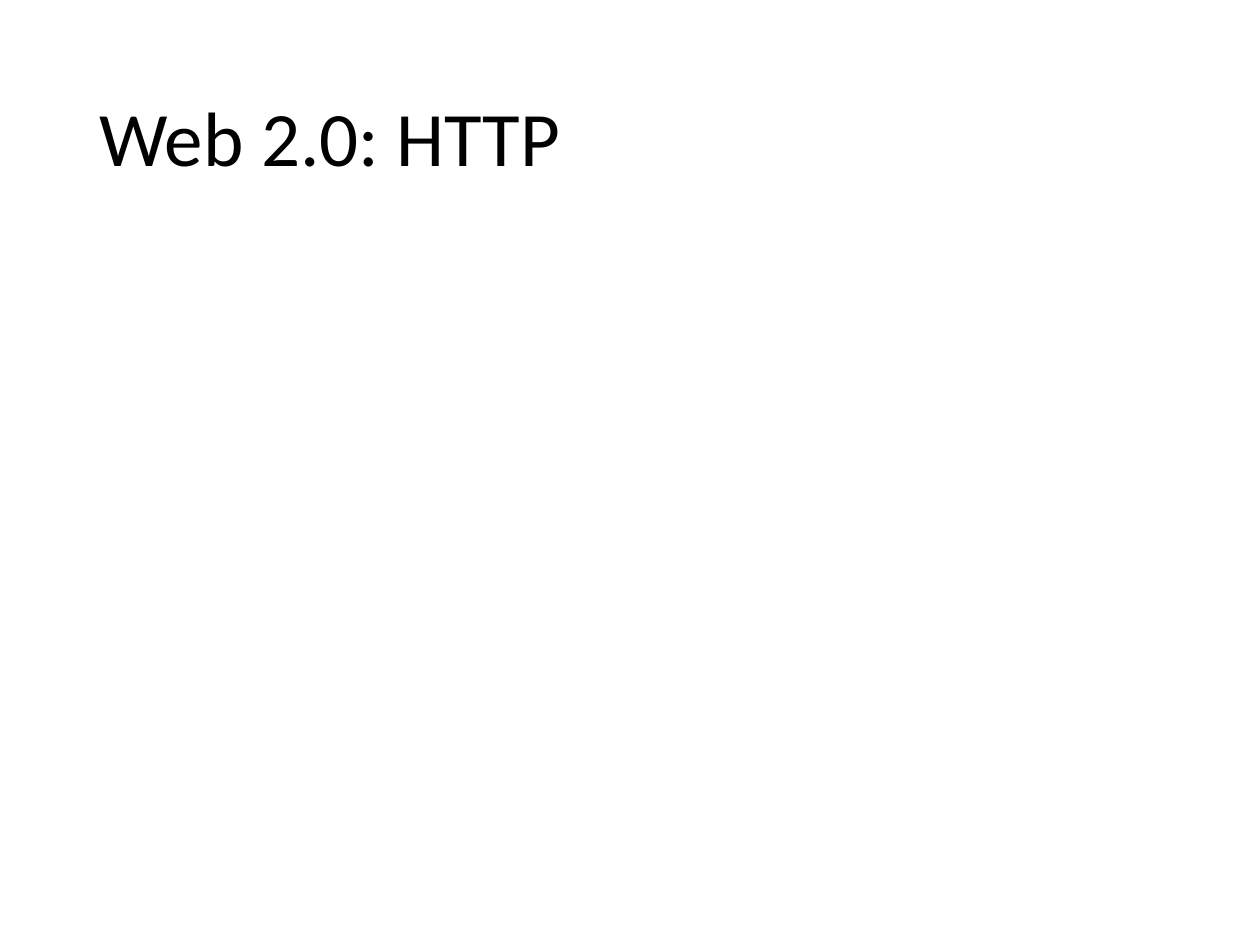
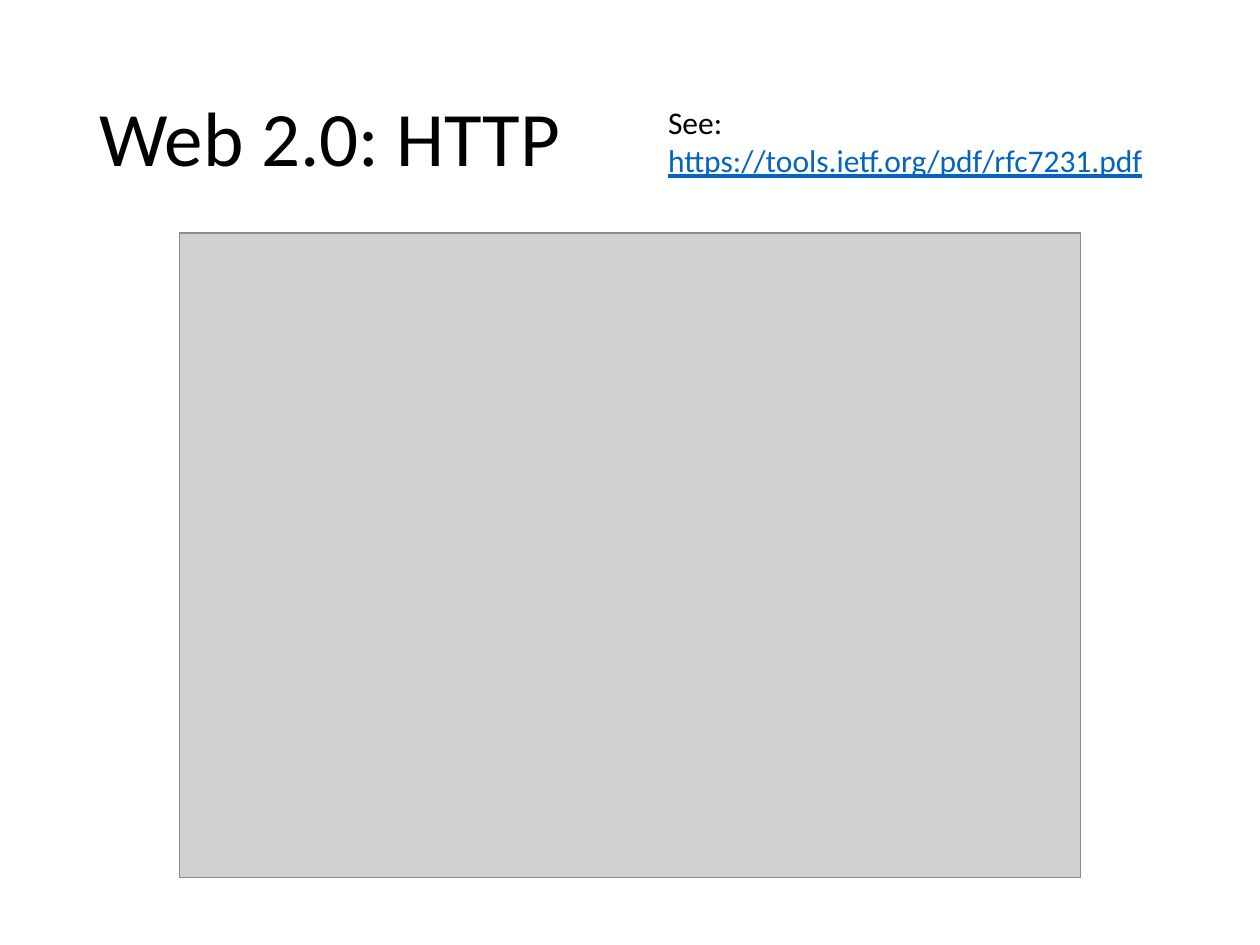
Before and after one commit to colinbellCA/1161.cs330-uwaterloo-sematic_analytics, a slide deck: slide 10 of 1161.cs330-social_graphs_and_semantic_analytics.pptx (slide 9 before the commit). Drawn at 1260x945 pixels with LibreOffice and Linux fonts; fonts in the diff are those of the drawing; grey boxes stand for pictures. Boxes give left, top, right and bottom in pixels: in the first picture for what was removed or moved away, otherwise in the second. Text is boxed around its words. In the diff, an @@ line names an element or a change of style, - is before the commit and + after.

```diff
--- a/1161.cs330-social_graphs_and_semantic_analytics.pptx
+++ b/1161.cs330-social_graphs_and_semantic_analytics.pptx
@@ text added at bbox=[668, 113, 1142, 178], 18 pt, text #0563C1, underline @@
+See: https://tools.ietf.org/pdf/rfc7231.pdf
@@ picture added at bbox=[179, 233, 1080, 878] @@
```
Also in this commit, not shown: 5 other slides changed, 4 slides added, 1 slide removed, 7 other files.
